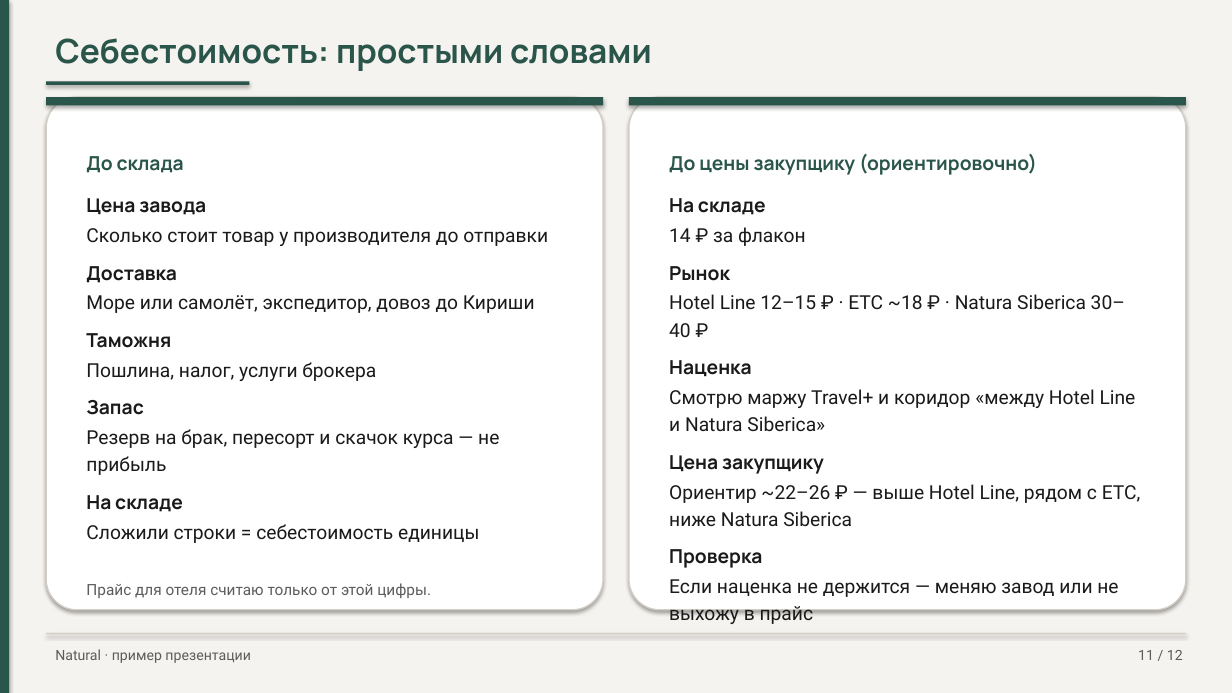
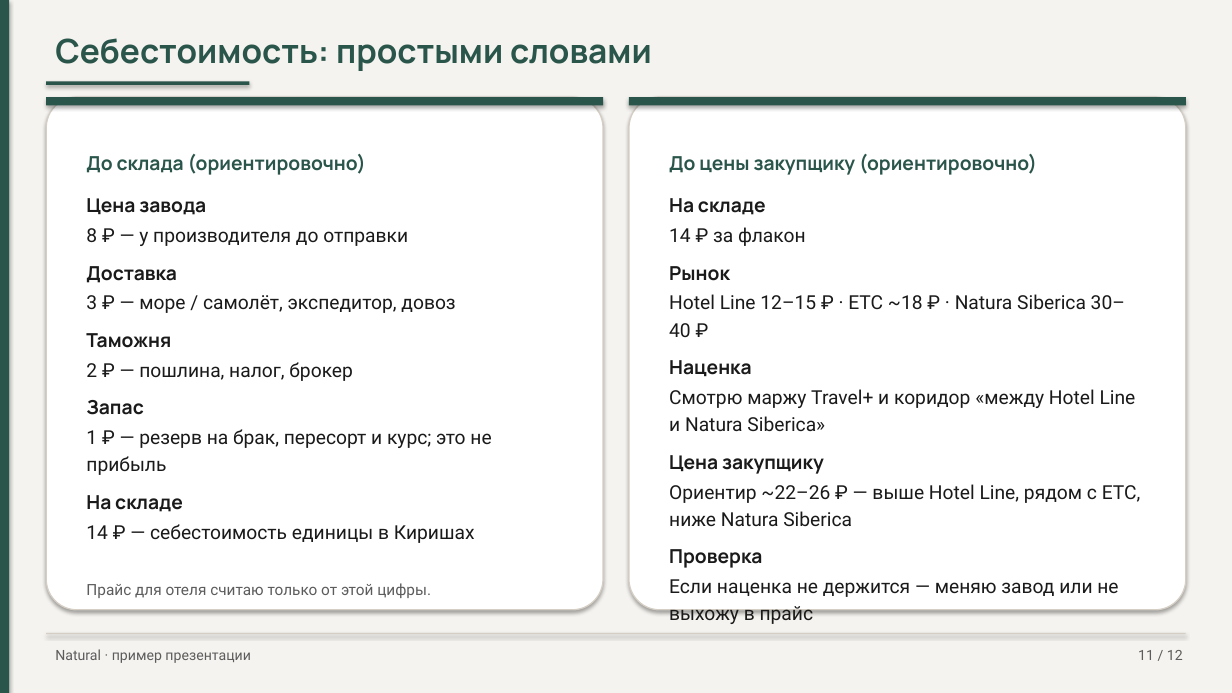
Before and after one commit to pagasbot-coder/Banya-Digital, a slide deck: slide 11 of knowledge-base/presentation-travelplus-interview.pptx. Drawn at 1232x693 pixels with LibreOffice and Linux fonts; fonts in the diff are those of the drawing. Boxes give left, top, right and bottom in pixels: in the first picture for what was removed or moved away, otherwise in the second. Text is boxed around its words. In the diff, an @@ line names an element or a change of style, - is before the commit and + after.

```diff
--- a/knowledge-base/presentation-travelplus-interview.pptx
+++ b/knowledge-base/presentation-travelplus-interview.pptx
@@ text at [86,154,366,175]: text changed @@
-До склада
+До склада (ориентировочно)
@@ text at [86,228,408,246]: text changed @@
-Сколько стоит товар у производителя до отправки
+8 ₽ — у производителя до отправки
@@ text at [86,295,455,313]: text changed @@
-Море или самолёт, экспедитор, довоз до Кириши
+3 ₽ — море / самолёт, экспедитор, довоз
@@ text at [86,362,352,381]: text changed @@
-Пошлина, налог, услуги брокера
+2 ₽ — пошлина, налог, брокер
@@ text at [86,429,491,475]: text changed @@
-Резерв на брак, пересорт и скачок курса — не прибыль
+1 ₽ — резерв на брак, пересорт и курс; это не прибыль
@@ text at [86,524,475,543]: text changed @@
-Сложили строки = себестоимость единицы
+14 ₽ — себестоимость единицы в Киришах
```
Also in this commit, not shown: 3 other files.
